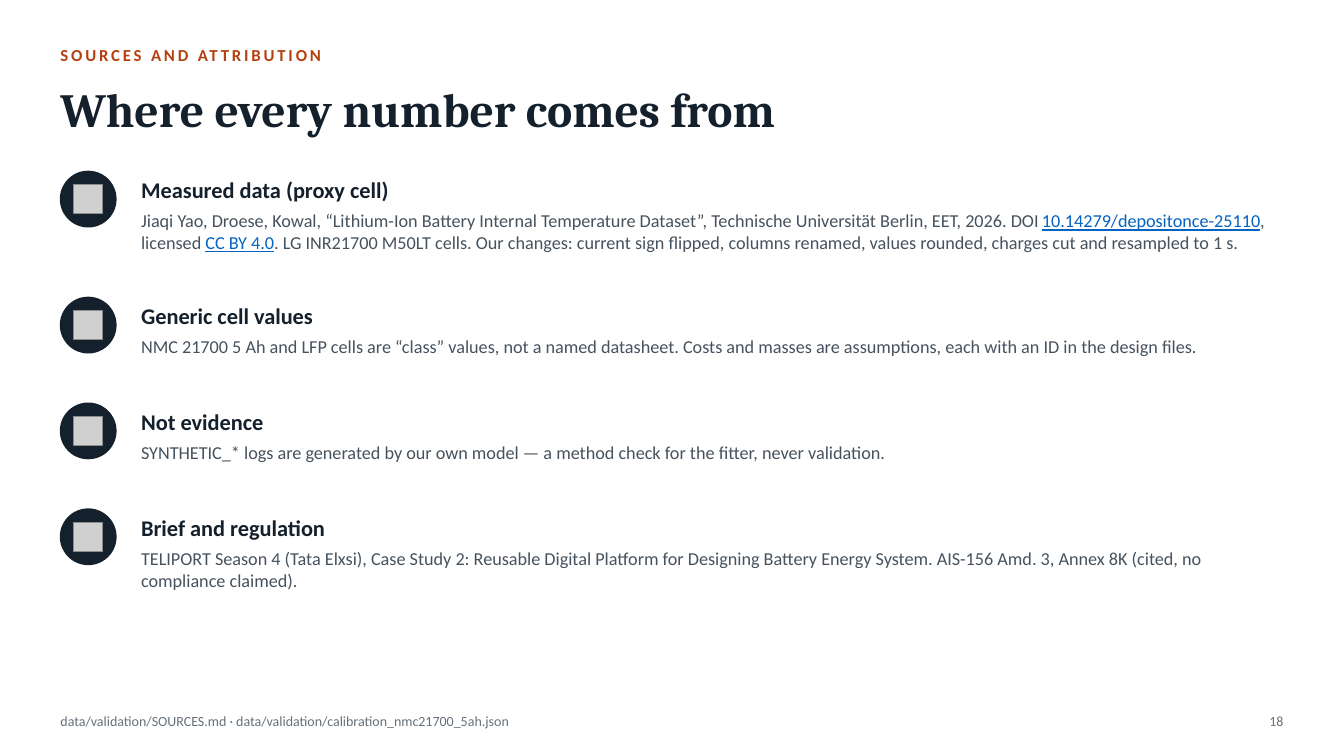
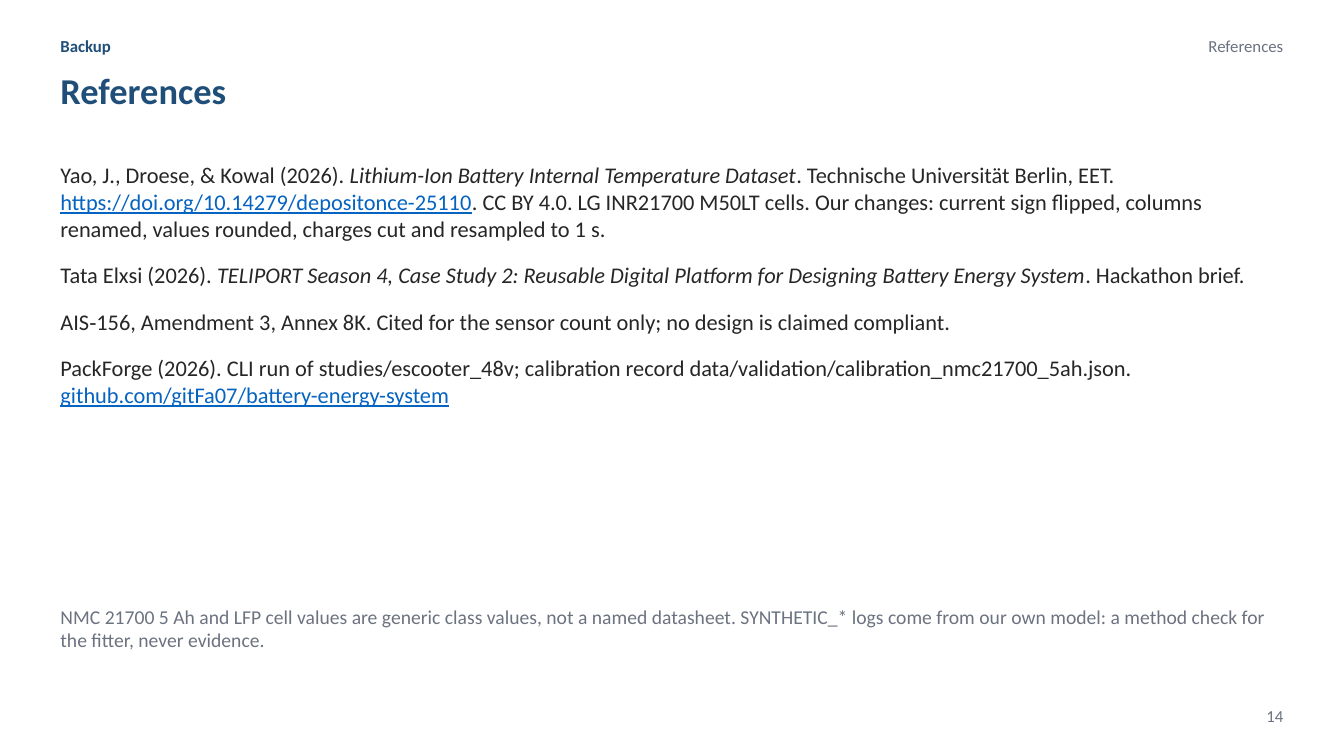
Before and after one commit to gitFa07/battery-energy-system, a slide deck: slide 14 of docs/PackForge_pitch.pptx (slide 18 before the commit). Drawn at 1344x756 pixels with LibreOffice and Linux fonts; fonts in the diff are those of the drawing; grey boxes stand for pictures. Boxes give left, top, right and bottom in pixels: in the first picture for what was removed or moved away, otherwise in the second. Text is boxed around its words. In the diff, an @@ line names an element or a change of style, - is before the commit and + after.

```diff
--- a/docs/PackForge_pitch.pptx
+++ b/docs/PackForge_pitch.pptx
@@ text removed at bbox=[60, 38, 1284, 71] @@
-SOURCES AND ATTRIBUTION
@@ text added at bbox=[60, 40, 111, 55], 12 pt, text #1F4E79, bold @@
+Backup
@@ text added at bbox=[1208, 40, 1283, 52], 12 pt, text #6B7280 @@
+References
@@ text added at bbox=[60, 78, 226, 105], 26 pt, text #1F4E79, bold @@
+References
@@ text removed at bbox=[60, 93, 775, 137] @@
-Where every number comes from
@@ text at bbox=[60, 167, 1245, 407]: text changed; size 13 to 16 pt; text colour #46525E to #262626 @@
-Jiaqi Yao, Droese, Kowal, “Lithium-Ion Battery Internal Temperature Dataset”, Technische Universität Berlin, EET, 2026. DOI 10.14279/depositonce-25110, licensed CC BY 4.0. LG INR21700 M50LT cells. Our changes: current sign flipped, columns renamed, values rounded, charges cut and resampled to 1 s.
+Yao, J., Droese, & Kowal (2026). Lithium-Ion Battery Internal Temperature Dataset. Technische Universität Berlin, EET. https://doi.org/10.14279/depositonce-25110. CC BY 4.0. LG INR21700 M50LT cells. Our changes: current sign flipped, columns renamed, values rounded, charges cut and resampled to 1 s.
+Tata Elxsi (2026). TELIPORT Season 4, Case Study 2: Reusable Digital Platform for Designing Battery Energy System. Hackathon brief.
+AIS‑156, Amendment 3, Annex 8K. Cited for the sensor count only; no design is claimed compliant.
+PackForge (2026). CLI run of studies/escooter_48v; calibration record data/validation/calibration_nmc21700_5ah.json. github.com/gitFa07/battery-energy-system
@@ ellipse removed at bbox=[60, 171, 116, 227] @@
@@ picture removed at bbox=[74, 185, 103, 214] @@
@@ text removed at bbox=[141, 181, 388, 202] @@
-Measured data (proxy cell)
@@ ellipse removed at bbox=[60, 297, 116, 353] @@
@@ picture removed at bbox=[74, 311, 103, 340] @@
@@ text removed at bbox=[141, 308, 313, 324] @@
-Generic cell values
@@ text removed at bbox=[141, 340, 1196, 356] @@
-NMC 21700 5 Ah and LFP cells are “class” values, not a named datasheet. Costs and masses are assumptions, each with an ID in the design files.
@@ ellipse removed at bbox=[60, 403, 116, 459] @@
@@ picture removed at bbox=[74, 416, 103, 446] @@
@@ text removed at bbox=[141, 414, 264, 430] @@
-Not evidence
@@ text removed at bbox=[141, 446, 885, 462] @@
-SYNTHETIC_* logs are generated by our own model — a method check for the fitter, never validation.
@@ ellipse removed at bbox=[60, 509, 116, 565] @@
@@ picture removed at bbox=[74, 522, 103, 552] @@
@@ text removed at bbox=[141, 520, 325, 540] @@
-Brief and regulation
@@ text removed at bbox=[141, 552, 1201, 590] @@
-TELIPORT Season 4 (Tata Elxsi), Case Study 2: Reusable Digital Platform for Designing Battery Energy System. AIS-156 Amd. 3, Annex 8K (cited, no compliance claimed).
@@ text added at bbox=[60, 610, 1265, 649], 14 pt, text #6B7280 @@
+NMC 21700 5 Ah and LFP cell values are generic class values, not a named datasheet. SYNTHETIC_* logs come from our own model: a method check for the fitter, never evidence.
@@ text removed at bbox=[60, 716, 509, 729] @@
-data/validation/SOURCES.md · data/validation/calibration_nmc21700_5ah.json
@@ text added at bbox=[1266, 711, 1283, 722], 12 pt, text #6B7280 @@
+14
@@ text removed at bbox=[1269, 716, 1283, 726] @@
-18
```
Also in this commit, not shown: 11 other slides changed, 11 slides added, 6 slides removed, 4 other files.
